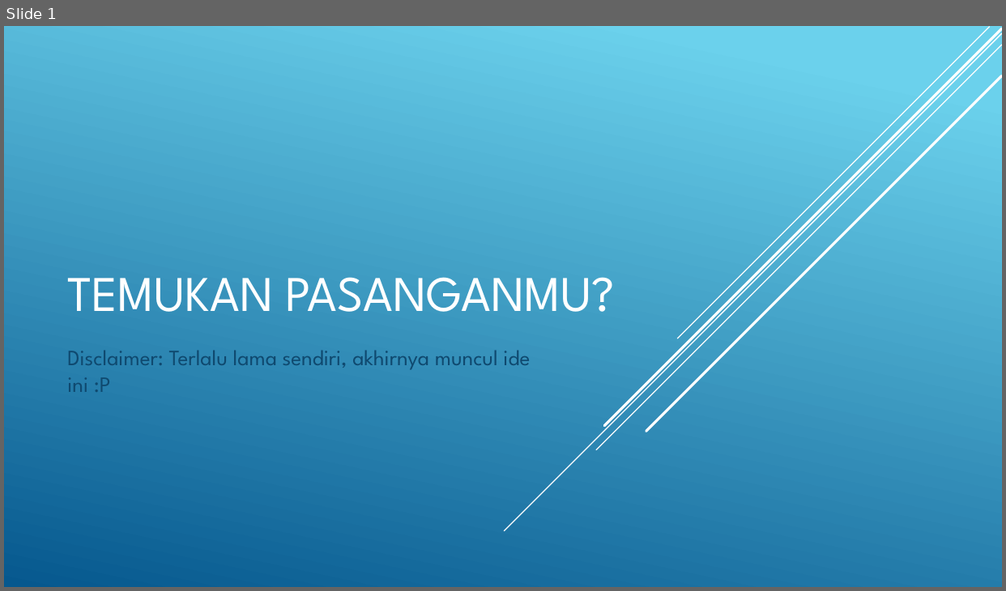
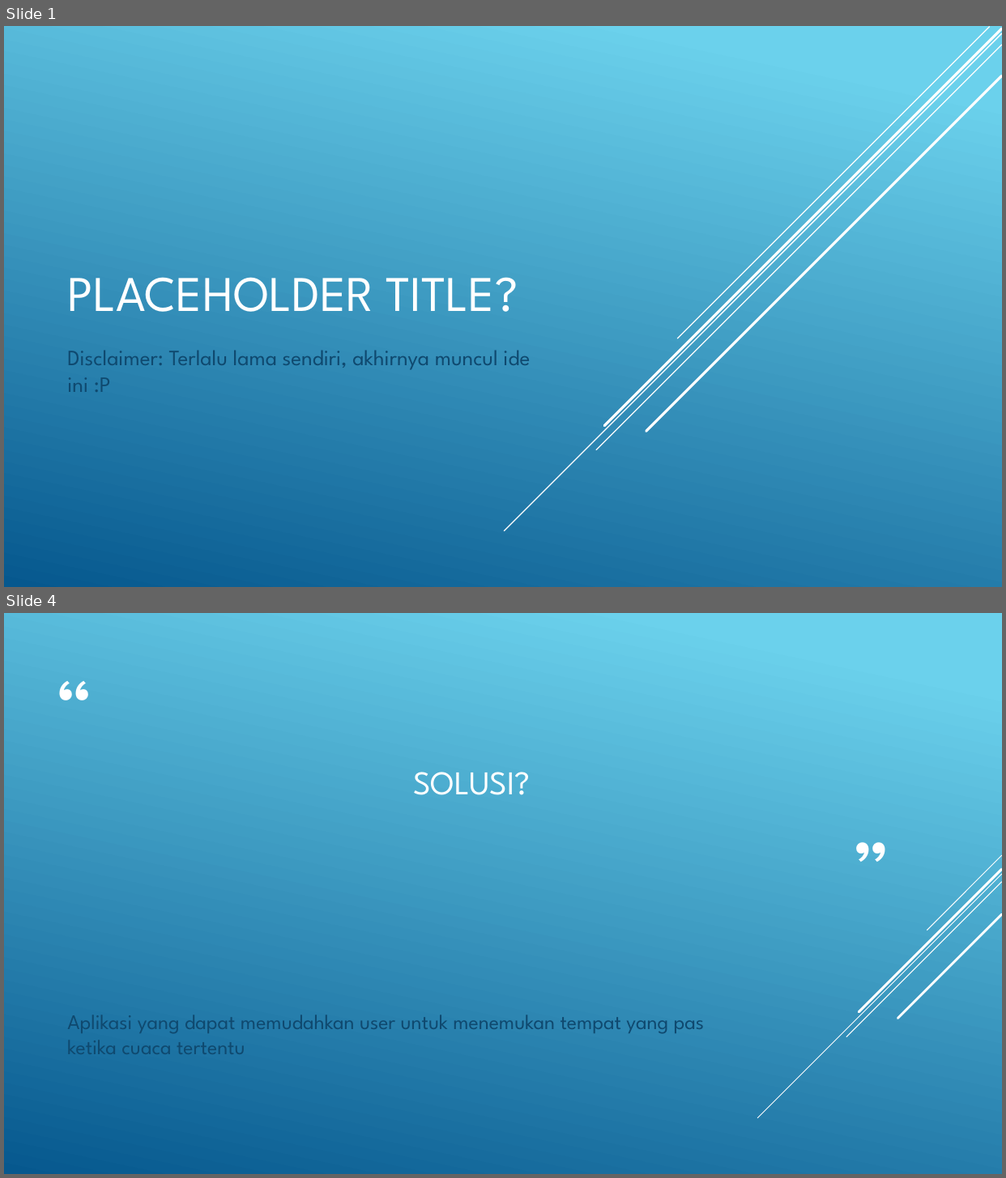
Before and after one commit to unikom2016/div-codelabs, a slide deck: phase_3/Presentation1.pptx. Shown one above the other, each under a label of ours: slide 1 before the commit, slides 1 and 4 after it; the slides between them are not shown. The pictures are 1006x591 and 1006x1178 pixels, drawn with LibreOffice and Linux fonts; fonts in the diff are those of the drawing. Boxes give left, top, right and bottom in pixels: in the first picture for what was removed or moved away, otherwise in the second. Text is boxed around its words. In the diff, an @@ line names an element or a change of style, - is before the commit and + after.

```diff
--- a/phase_3/Presentation1.pptx
+++ b/phase_3/Presentation1.pptx
@@ slide 4 added at bbox=[4, 613, 1002, 1174], background gradient #6ED2EB to #06588E @@
@@ text added at bbox=[48, 679, 98, 727], 80 pt, text #FFFFFF @@
+“
@@ title added at bbox=[413, 772, 530, 795], 32 pt, text #FFFFFF @@
+SOLUSI?
@@ text added at bbox=[846, 840, 897, 888], 80 pt, text #FFFFFF @@
+”
@@ group added at bbox=[758, 855, 1002, 1118]: 5 lines @@
@@ text added at bbox=[67, 1015, 704, 1054], 20 pt, text #0F496F @@
+Aplikasi yang dapat memudahkan user untuk menemukan tempat yang pas ketika cuaca tertentu
@@ slide 1 changed as well @@
@@ title at bbox=[67, 277, 518, 312]: text changed @@
-TEMUKAN PASANGANMU?
+PLACEHOLDER TITLE?
```
Also in this commit, not shown: 8 other slides added, 1 slide removed, 25 other files.
